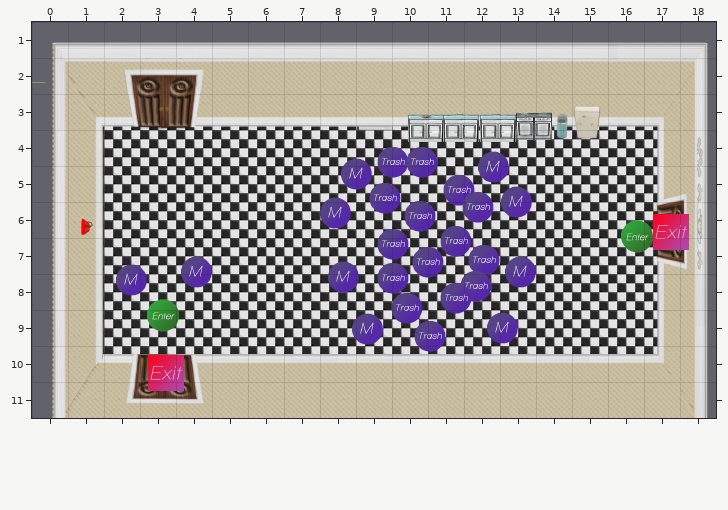
Level history. Tiled map: Tiled Maps/Kitchen_Dirty.tmx. That is the earlier state.
Cells are 100x100 px. Shown: x 0..18, y 1..11.
The result:
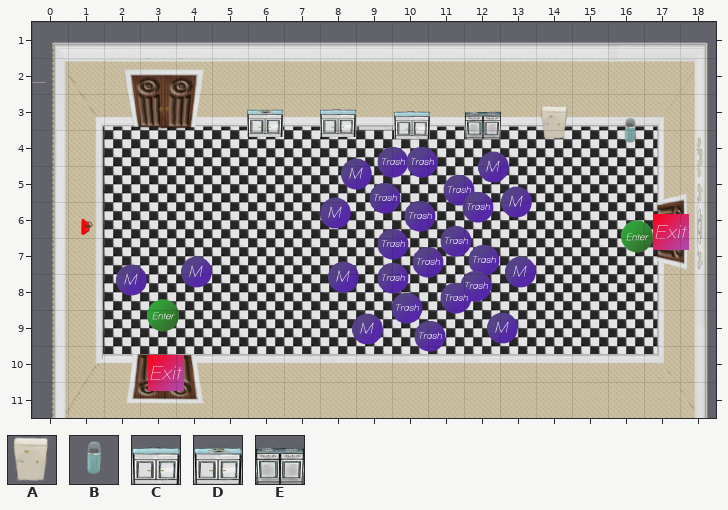
Key: from "fridge": A 0; from "kitchen-trash": B 0; from "kitchencounter": C 0; from "sink": D 0; from "stove": E 0.
Objects are placed by their top-left corner, in cells (3,4 is the top-left corner of cell 3,4); size is 1x1 cell unless given.
From old to new:
--- layer "Furniture"
-D at 10.4,3.3
+D at 6,3.2
-C at 11.4,3.3
+C at 8,3.2
-E at 13.4,3.3
+E at 12,3.2
-C at 12.4,3.3
+C at 10,3.3
-A at 14.9,3.3
+A at 14,3.3
-B at 14.2,3.4
+B at 16.1,3.6
Where, in picture pixels (left, top, right, bottom), the same in both pictures:
new place: (247, 109, 283, 137)
new place: (320, 109, 356, 137)
changed: (394, 106, 601, 142)
new place: (624, 118, 636, 143)
